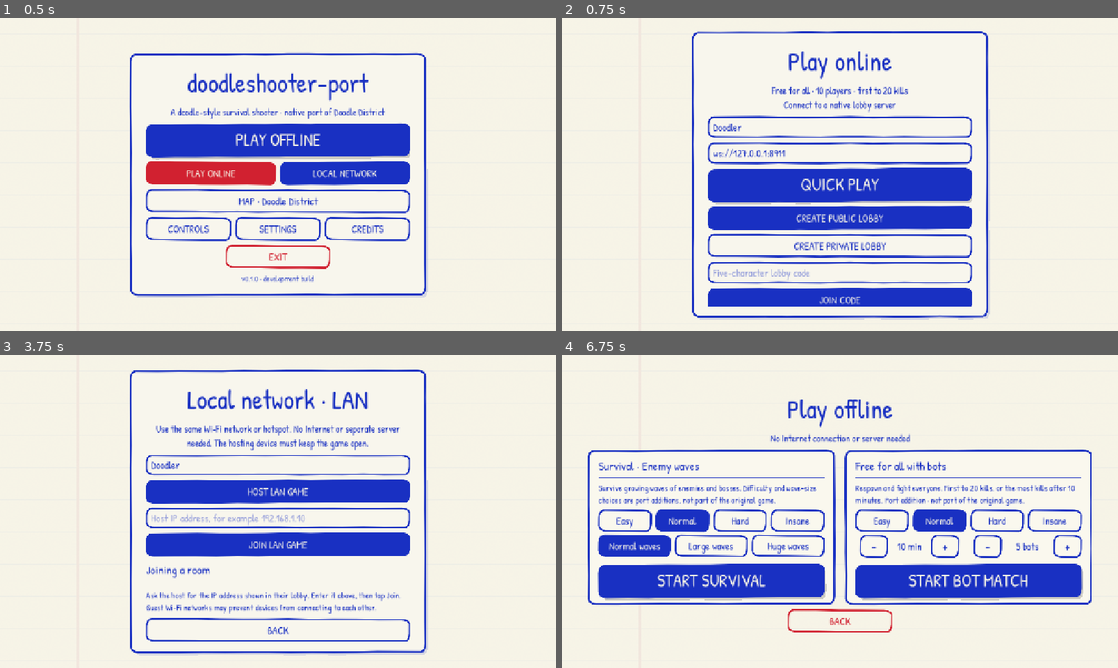
Above: before the commit, frames 1-4 (two rows, left to right).
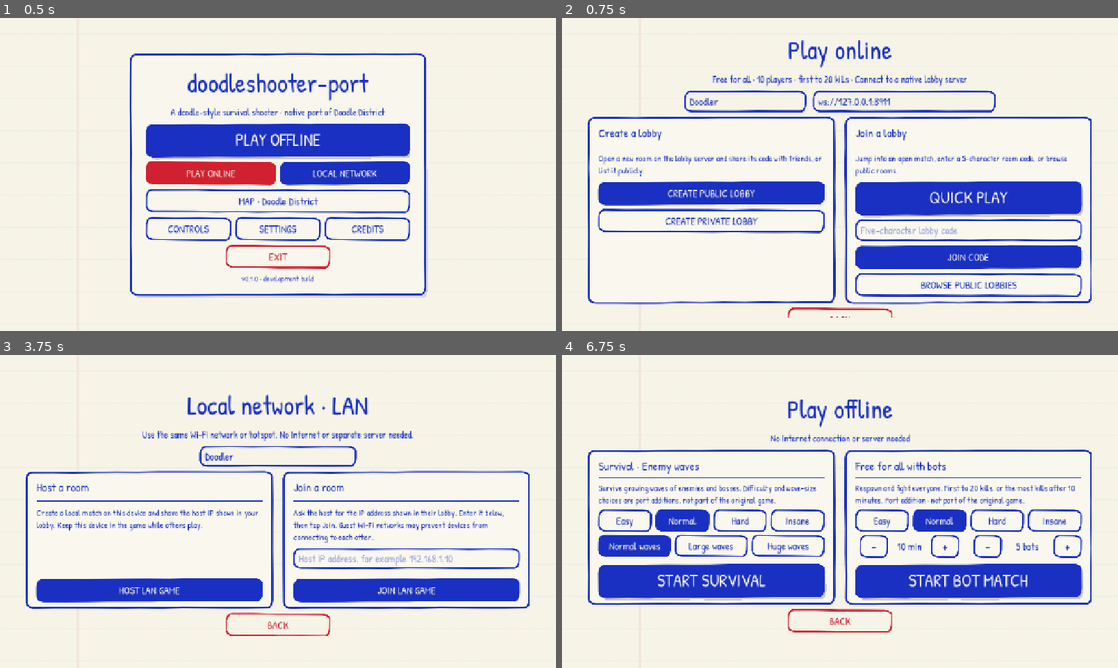
Above: after the commit, the same moments.

Repository: albertolicea00/doodleshooter-port
Game: Godot game, scene res://scenes/main.tscn
Same seed, same stepped clock (60 frames per second), same inputs: the game is played once before the commit and once after it.
Inputs (mouse positions are in pixels of both pictures, inside the frame that each line leads up to):
- Up to frame 1 (0.5 s): no input
- Up to frame 2 (0.75 s): click "PLAY ONLINE" at 0.5 s
- Up to frame 3 (3.75 s): click (278, 655) at 1.25 s, where only the run after the commit has a clickable "BACK"; click "QUICK PLAY" at 2 s; click "CANCEL" at 2.75 s; click "LOCAL NETWORK" at 3.5 s
- Up to frame 4 (6.75 s): click "HOST LAN GAME" at 4.25 s; click "BACK" at 5 s; click "BACK" at 5.75 s; click "PLAY OFFLINE" at 6.5 s

Frame 1 is identical in both runs. In frame 2, 27% of the frame differs, in the area x 4-96%, y 4-97%; in frame 3, 24%; in frame 4, less than 0.1%.

Commit message:
feat(ui): enhance menu layout with improved card wrapping and alignment options

Diff:
--- a/native/scripts/game.gd
+++ b/native/scripts/game.gd
@@ -514,20 +514,20 @@
 	menu_items.add_child(grid)
 	_button("BACK", back, "AltButton")
 
-func _card_wrap(start: int, split: int = -1) -> void:
+func _card_wrap(start: int, split: int = -1, align_bottom: bool = false) -> void:
 	if split >= 0:
 		var content = menu_items.get_children()
 		var cards = HBoxContainer.new()
 		cards.add_theme_constant_override("separation", 24)
 		menu_items.add_child(cards)
 		for slice in [content.slice(start, split), content.slice(split)]:
-			var card = _make_card(slice)
+			var card = _make_card(slice, align_bottom)
 			card.size_flags_horizontal = Control.SIZE_EXPAND_FILL
 			cards.add_child(card)
 		return
-	menu_items.add_child(_make_card(menu_items.get_children().slice(start)))
-
-func _make_card(content: Array[Node]) -> PanelContainer:
+	menu_items.add_child(_make_card(menu_items.get_children().slice(start), align_bottom))
+
+func _make_card(content: Array[Node], align_bottom: bool = false) -> PanelContainer:
 	var card = PanelContainer.new()
 	card.mouse_filter = Control.MOUSE_FILTER_PASS
 	card.add_theme_stylebox_override("panel", DoodlePen.box(Color(0.98, 0.972, 0.933, 0.95), DoodlePen.INK, 3.0, -0.35, Vector2(24, 16)))
@@ -535,6 +535,10 @@
 	items.add_theme_constant_override("separation", 12)
 	card.add_child(items)
 	for child in content:
+		if align_bottom and child == content.back():
+			var spacer = Control.new()
+			spacer.size_flags_vertical = Control.SIZE_EXPAND_FILL
+			items.add_child(spacer)
 		child.reparent(items)
 	return card
 
@@ -1988,21 +1992,32 @@
 
 func show_online_menu() -> void:
 	playing = false
-	_clear_menu("Play online", "Free for all · 10 players · first to 20 kills
-Connect to a native lobby server")
+	_clear_menu("Play online", "Free for all · 10 players · first to 20 kills · Connect to a native lobby server")
+	menu.add_theme_stylebox_override("panel", StyleBoxEmpty.new())
+	menu.custom_minimum_size.x = 1160
+	menu.offset_left = -580
+	menu.offset_right = 580
+	var top_inputs = HBoxContainer.new()
+	top_inputs.alignment = BoxContainer.ALIGNMENT_CENTER
+	top_inputs.add_theme_constant_override("separation", 16)
+	menu_items.add_child(top_inputs)
 	name_input = LineEdit.new()
 	name_input.placeholder_text = "Your name"
 	name_input.text = player_name
-	name_input.custom_minimum_size.y = 48
-	menu_items.add_child(name_input)
+	name_input.custom_minimum_size = Vector2(280, 48)
+	top_inputs.add_child(name_input)
 	server_input = LineEdit.new()
 	server_input.placeholder_text = "wss://your-lobby-server"
 	server_input.text = server_url
-	server_input.custom_minimum_size.y = 48
-	menu_items.add_child(server_input)
-	_button("QUICK PLAY", func(): connect_online({"type": "quick", "map": map_key}), "StartButton")
+	server_input.custom_minimum_size = Vector2(420, 48)
+	top_inputs.add_child(server_input)
+	var start = menu_items.get_child_count()
+	_credit_section("Create a lobby", "Open a new room on the lobby server and share its code with friends, or list it publicly.")
 	_button("CREATE PUBLIC LOBBY", func(): connect_online({"type": "host", "public": true, "map": map_key}))
 	_button("CREATE PRIVATE LOBBY", func(): connect_online({"type": "host", "public": false, "map": map_key}), "AltButton")
+	var split = menu_items.get_child_count()
+	_credit_section("Join a lobby", "Jump into an open match, enter a 5-character room code, or browse public rooms.")
+	_button("QUICK PLAY", func(): connect_online({"type": "quick", "map": map_key}), "StartButton")
 	code_input = LineEdit.new()
 	code_input.placeholder_text = "Five-character lobby code"
 	code_input.max_length = 5
@@ -2010,7 +2025,8 @@
 	menu_items.add_child(code_input)
 	_button("JOIN CODE", func(): connect_online({"type": "join", "code": code_input.text.to_upper()}))
 	_button("BROWSE PUBLIC LOBBIES", func(): connect_online({"type": "list"}), "AltButton")
-	_button("BACK", show_main_menu, "AltButton")
+	_card_wrap(start, split)
+	_back_button(show_main_menu)
 
 func connect_online(request: Dictionary) -> void:
 	player_name = name_input.text.strip_edges().left(24)
@@ -2288,21 +2304,30 @@
 	return row
 
 func show_lan_menu() -> void:
-	_clear_menu("Local network · LAN", "Use the same Wi-Fi network or hotspot. No Internet or separate server needed. The hosting device must keep the game open.")
+	_clear_menu("Local network · LAN", "Use the same Wi-Fi network or hotspot. No Internet or separate server needed.")
+	menu.add_theme_stylebox_override("panel", StyleBoxEmpty.new())
+	menu.custom_minimum_size.x = 1160
+	menu.offset_left = -580
+	menu.offset_right = 580
 	name_input = LineEdit.new()
 	name_input.placeholder_text = "Your name"
 	name_input.text = player_name
-	name_input.custom_minimum_size.y = 46
+	name_input.custom_minimum_size = Vector2(360, 46)
+	name_input.size_flags_horizontal = Control.SIZE_SHRINK_CENTER
 	menu_items.add_child(name_input)
+	var start = menu_items.get_child_count()
+	_credit_section("Host a room", "Create a local match on this device and share the host IP shown in your lobby. Keep this device in the game while others play.")
 	_button("HOST LAN GAME", host_lan_game)
+	var split = menu_items.get_child_count()
+	_credit_section("Join a room", "Ask the host for the IP address shown in their lobby. Enter it below, then tap Join. Guest Wi-Fi networks may prevent devices from connecting to each other.")
 	server_input = LineEdit.new()
 	server_input.placeholder_text = "Host IP address, for example 192.168.1.10"
 	server_input.text = lan_address
 	server_input.custom_minimum_size.y = 46
 	menu_items.add_child(server_input)
 	_button("JOIN LAN GAME", join_lan_game)
-	_credit_section("Joining a room", "Ask the host for the IP address shown in their lobby. Enter it above, then tap Join. Guest Wi-Fi networks may prevent devices from connecting to each other.")
-	_button("BACK", show_main_menu, "AltButton")
+	_card_wrap(start, split, true)
+	_back_button(show_main_menu)
 
 func save_player_name() -> void:
 	player_name = name_input.text.strip_edges().left(24)
